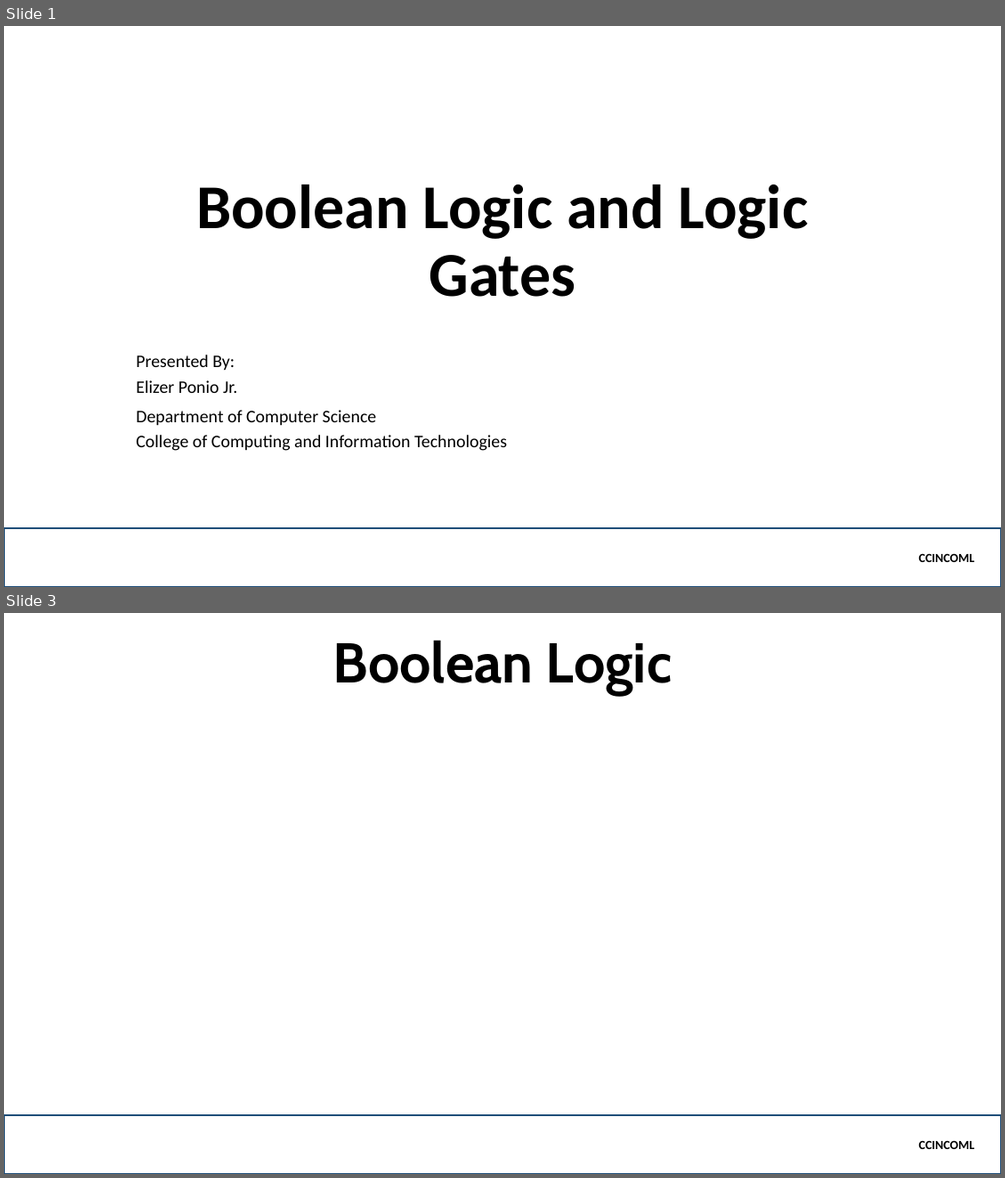
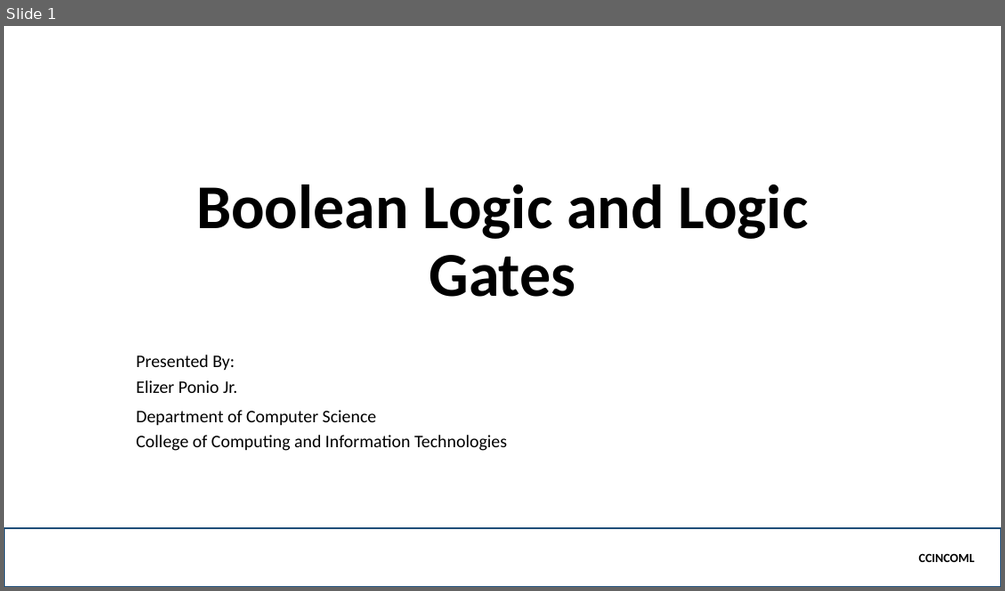
Before and after one commit to jamenggay/CCINCOML, a slide deck: Part 5 - Logic Gates/Boolean Logic and Logic Gates.pptx. Shown one above the other, each under a label of ours: slides 1 and 3 before the commit, slide 1 after it; the slides between them are not shown. The pictures are 1005x1178 and 1005x591 pixels, drawn with LibreOffice and Linux fonts; fonts in the diff are those of the drawing; background and template pictures are left out. Boxes give left, top, right and bottom in pixels: in the first picture for what was removed or moved away, otherwise in the second. Text is boxed around its words. In the diff, an @@ line names an element or a change of style, - is before the commit and + after.

```diff
--- a/Part 5 - Logic Gates/Boolean Logic and Logic Gates.pptx
+++ b/Part 5 - Logic Gates/Boolean Logic and Logic Gates.pptx
@@ slide 3 removed at (4, 613, 1001, 1174), background picture (left out) @@
@@ title removed at (333, 640, 672, 695) @@
-Boolean Logic
@@ rectangle removed at (4, 1115, 1001, 1174) @@
-CCINCOML
```
Also in this commit, not shown: 1 slide changed, 13 slides added.
